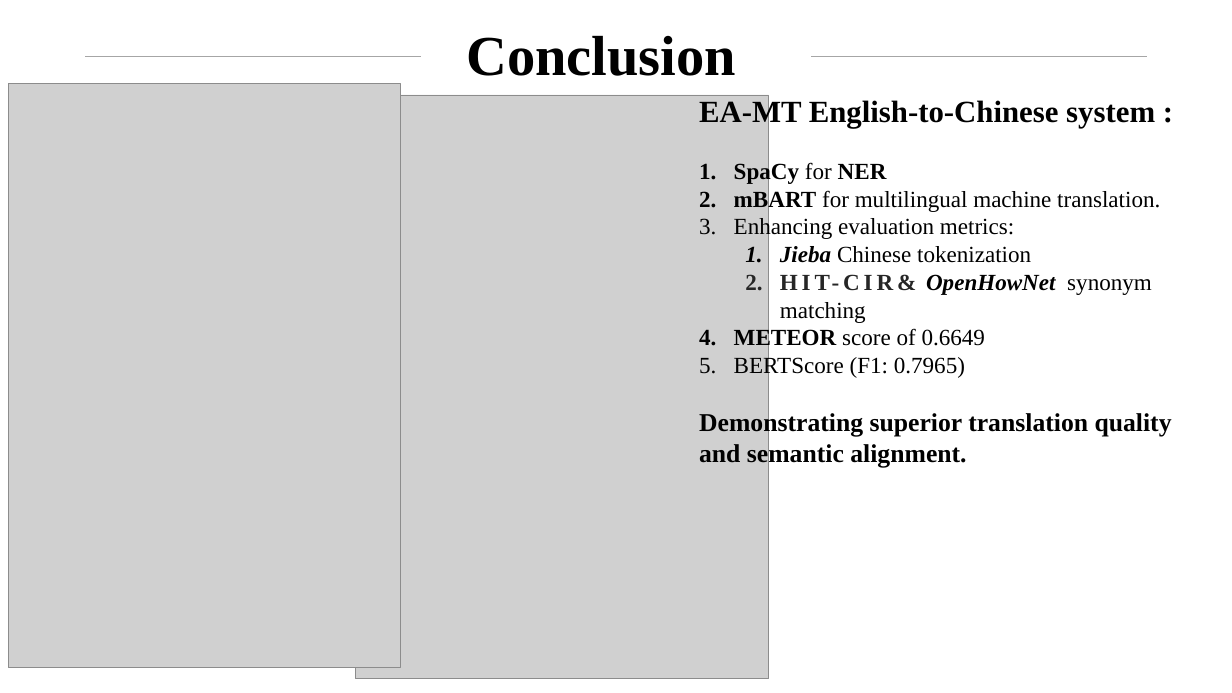
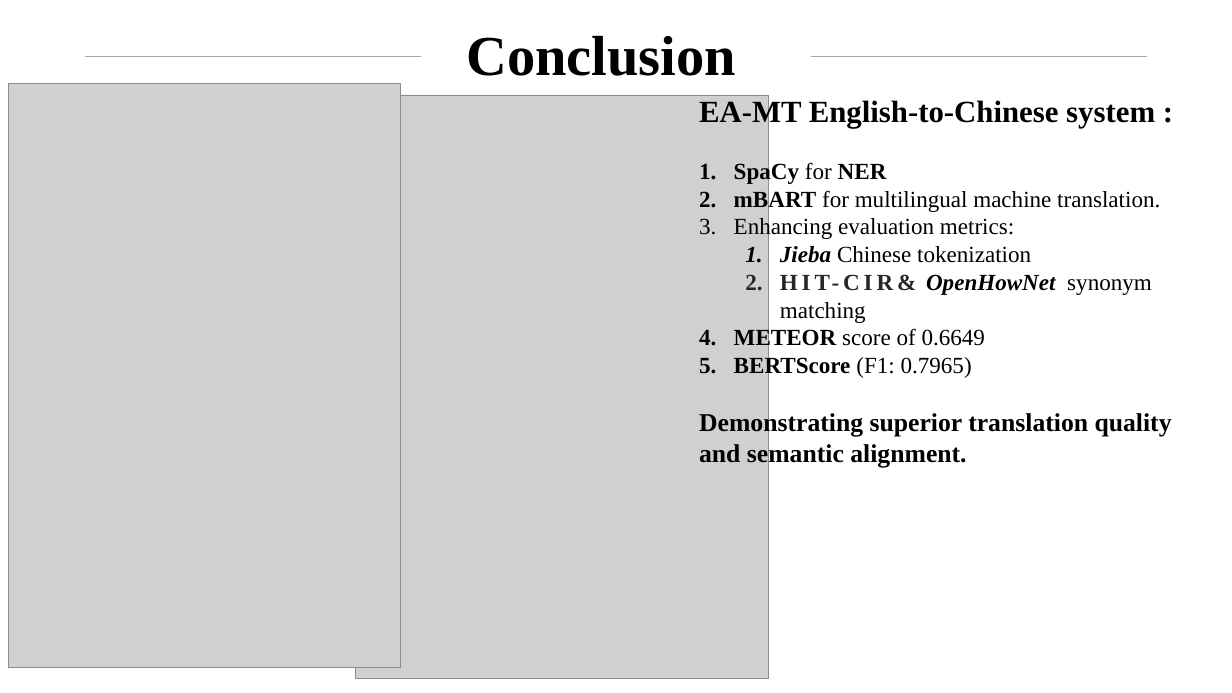
Before and after one commit to ZoeLee23277789/NLP-Courses, a slide deck: slide 29 of NLP243/Projects/EA_MT.pptx. Drawn at 1232x693 pixels with LibreOffice and Linux fonts; fonts in the diff are those of the drawing; grey boxes stand for pictures. Boxes give left, top, right and bottom in pixels: in the first picture for what was removed or moved away, otherwise in the second. Text is boxed around its words. In the diff, an @@ line names an element or a change of style, - is before the commit and + after.

```diff
--- a/NLP243/Projects/EA_MT.pptx
+++ b/NLP243/Projects/EA_MT.pptx
@@ text at (x1=734, y1=355, x2=972, y2=379): bold on in "BERTScore" @@
```
Also in this commit, not shown: 1 other slide changed, 1 other file.
